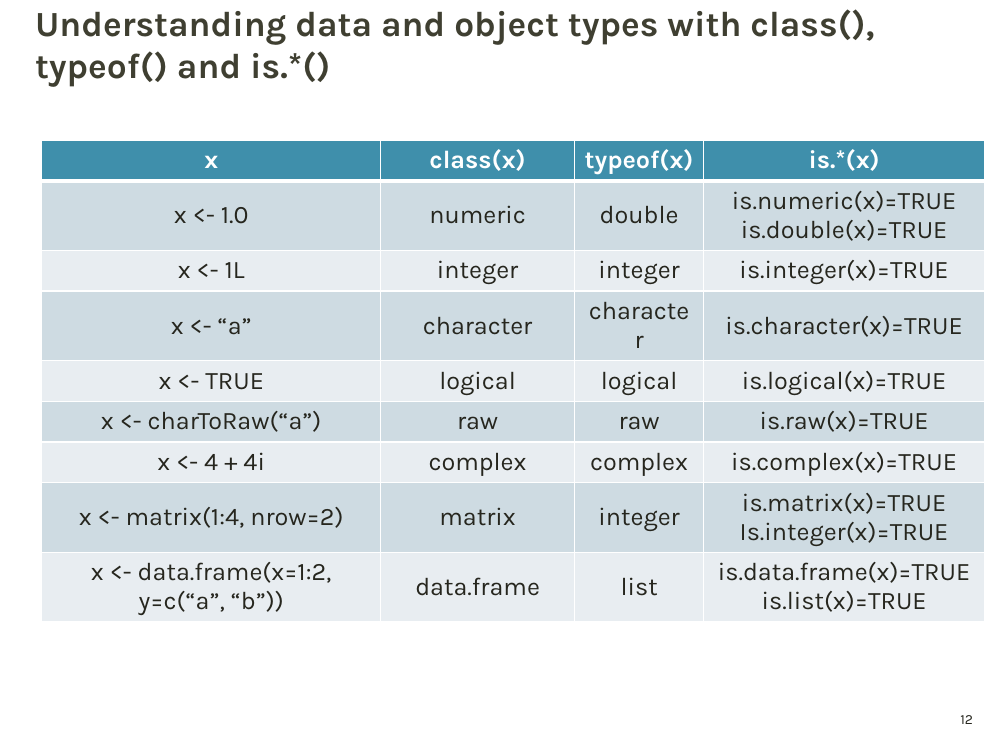
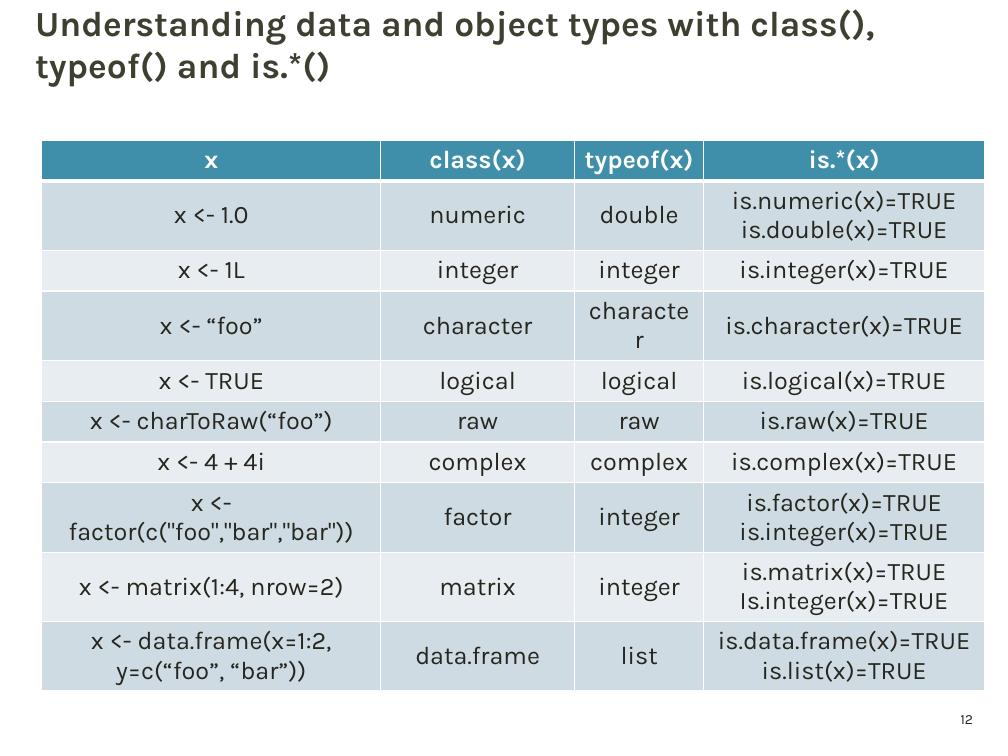
Before and after one commit to griffithlab/gen-viz-lectures, a slide deck: slide 12 of GenViz_Module2_Lecture.pptx. Drawn at 1008x756 pixels with LibreOffice and Linux fonts; fonts in the diff are those of the drawing; background and template pictures are left out. Boxes give left, top, right and bottom in pixels: in the first picture for what was removed or moved away, otherwise in the second. Text is boxed around its words. In the diff, an @@ line names an element or a change of style, - is before the commit and + after.

```diff
--- a/GenViz_Module2_Lecture.pptx
+++ b/GenViz_Module2_Lecture.pptx
@@ table at bbox=[41, 140, 984, 689] @@
-row 4, column 1: x <- “a”
+row 4, column 1: x <- “foo”
-row 6, column 1: x <- charToRaw(“a”)
+row 6, column 1: x <- charToRaw(“foo”)
+row 8: x <- factor(c("foo","bar","bar")) | factor | integer | is.factor(x)=TRUE is.integer(x)=TRUE
-row 10, column 1: x <- data.frame(x=1:2, y=c(“a”, “b”))
+row 10, column 1: x <- data.frame(x=1:2, y=c(“foo”, “bar”))
```
Also in this commit, not shown: 3 other files.
